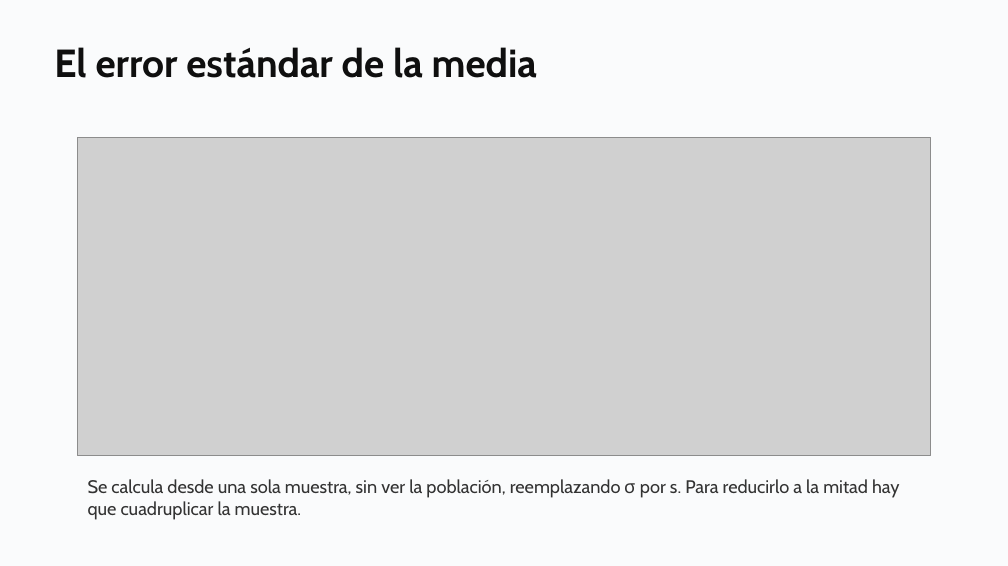
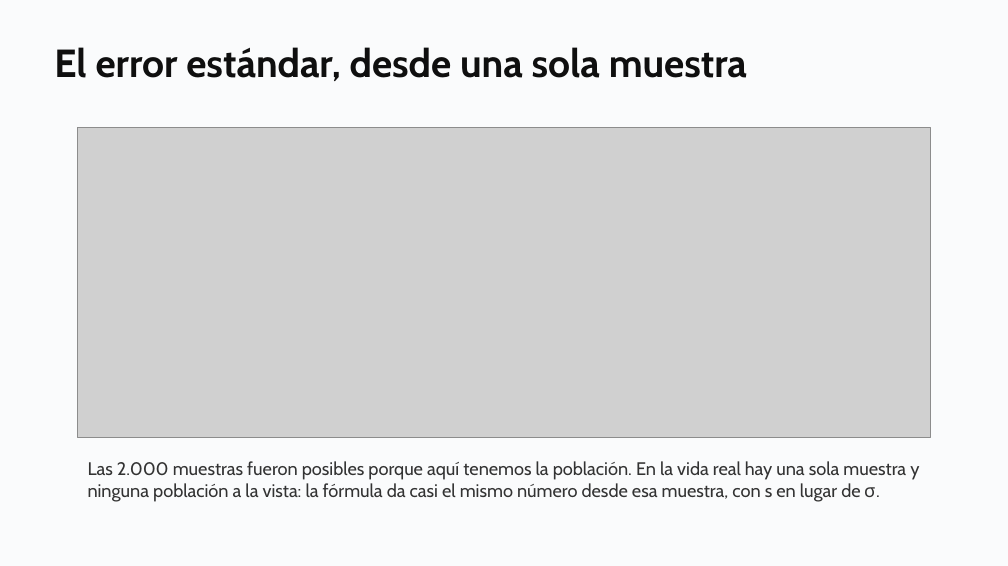
Before and after one commit to daniopitz/diplomado-cdd, a slide deck: slide 14 of presentaciones/clase05_probabilidad_inferencia.pptx. Drawn at 1008x566 pixels with LibreOffice and Linux fonts; fonts in the diff are those of the drawing; grey boxes stand for pictures. Boxes give left, top, right and bottom in pixels: in the first picture for what was removed or moved away, otherwise in the second. Text is boxed around its words. In the diff, an @@ line names an element or a change of style, - is before the commit and + after.

```diff
--- a/presentaciones/clase05_probabilidad_inferencia.pptx
+++ b/presentaciones/clase05_probabilidad_inferencia.pptx
@@ text at [54, 47, 747, 81]: text changed @@
-El error estándar de la media
+El error estándar, desde una sola muestra
@@ picture: place and size @@
-picture at [77, 138, 930, 457]
+picture at [77, 128, 930, 437]
@@ text at [88, 461, 919, 502]: text changed @@
-Se calcula desde una sola muestra, sin ver la población, reemplazando σ por s. Para reducirlo a la mitad hay que cuadruplicar la muestra.
+Las 2.000 muestras fueron posibles porque aquí tenemos la población. En la vida real hay una sola muestra y ninguna población a la vista: la fórmula da casi el mismo número desde esa muestra, con s en lugar de σ.
```
Also in this commit, not shown: 1 other slide changed, 3 other files.
